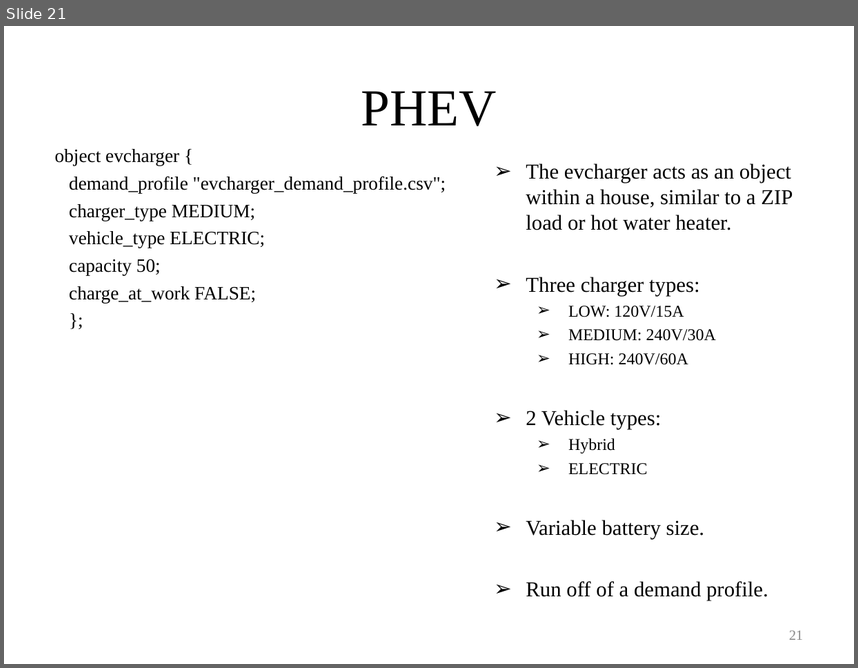
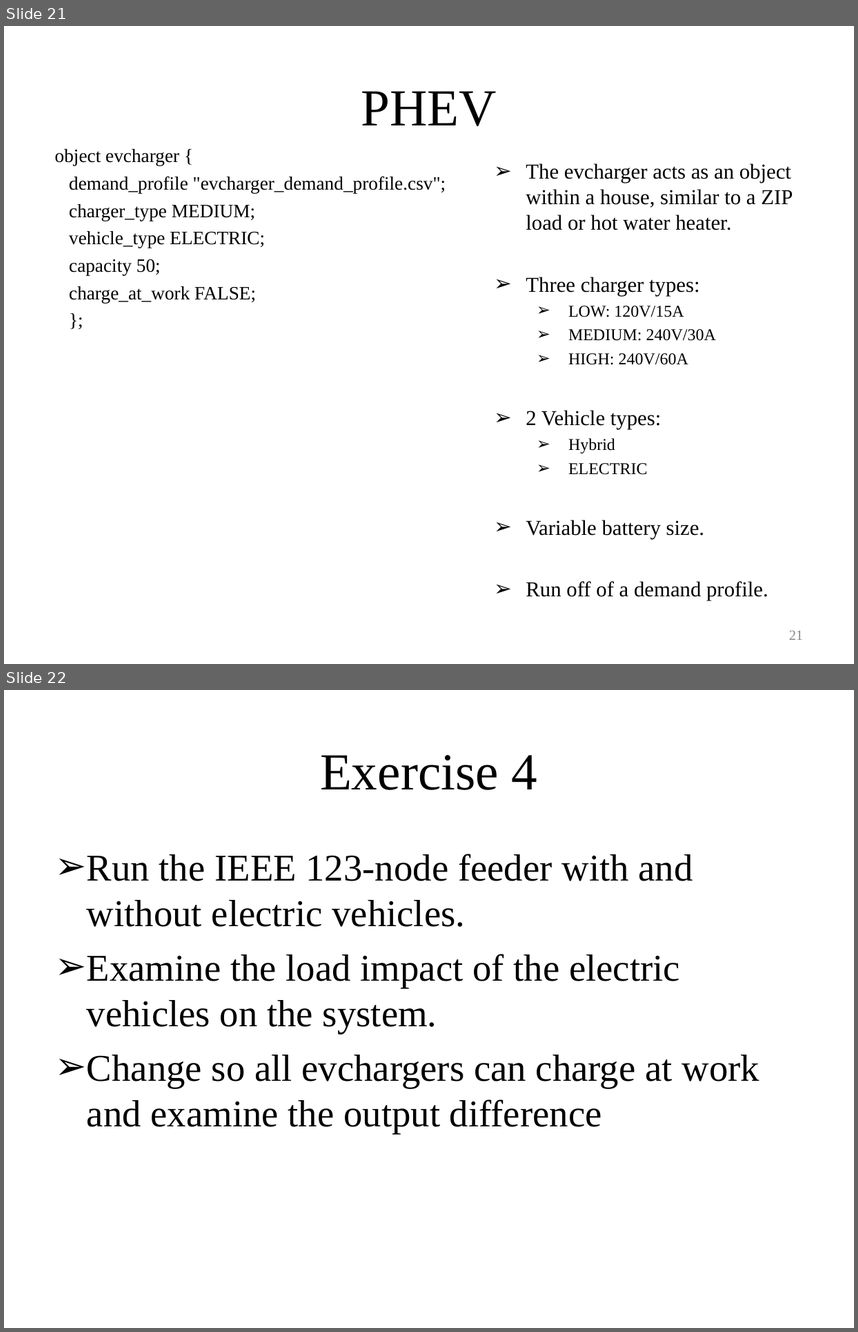
Before and after one commit to gridlab-d/course, a slide deck: ThreeDayCourse_v22/Day3/4.0 - Energy_Storage_and_PHEVs.ppt. Shown one above the other, each under a label of ours: slide 21 before the commit, slides 21 and 22 after it. The pictures are 858x668 and 858x1332 pixels, drawn with LibreOffice and Linux fonts; fonts in the diff are those of the drawing. Boxes give left, top, right and bottom in pixels: in the first picture for what was removed or moved away, otherwise in the second. Text is boxed around its words. In the diff, an @@ line names an element or a change of style, - is before the commit and + after.

```diff
--- a/ThreeDayCourse_v22/Day3/4.0 - Energy_Storage_and_PHEVs.ppt
+++ b/ThreeDayCourse_v22/Day3/4.0 - Energy_Storage_and_PHEVs.ppt
@@ slide 22 added at (x1=4, y1=690, x2=854, y2=1328), background #FFFFFF @@
@@ title added at (x1=320, y1=755, x2=538, y2=790), 44 pt, text #000000 @@
+Exercise 4
@@ text added at (x1=87, y1=854, x2=760, y2=1134), 32 pt, text #000000 @@
+➢ Run the IEEE 123-node feeder with and without electric vehicles.
+➢ Examine the load impact of the electric vehicles on the system.
+➢ Change so all evchargers can charge at work and examine the output difference
```
Also in this commit, not shown: 1 slide changed, 11 other files.
